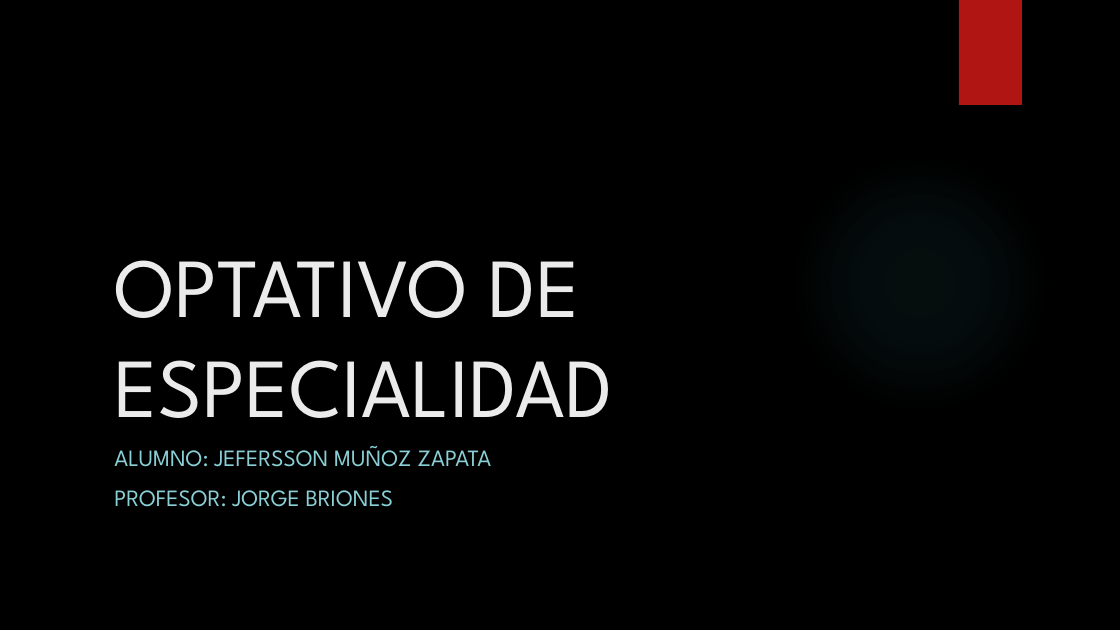
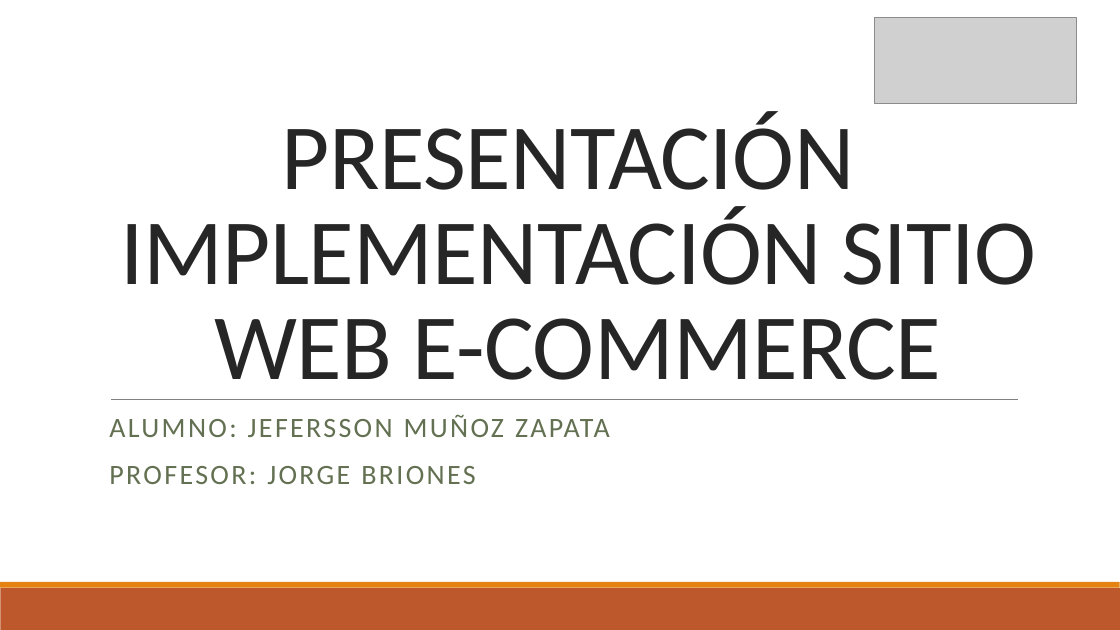
Before and after one commit to Jefer698/Solemne-3-Optativo, a slide deck: slide 1 of OPTATIVO DE ESPECIALIDAD presentacion s3.pptx. Drawn at 1120x630 pixels with LibreOffice and Linux fonts; fonts in the diff are those of the drawing; grey boxes stand for pictures; background and template pictures are left out. Boxes give left, top, right and bottom in pixels: in the first picture for what was removed or moved away, otherwise in the second. Text is boxed around its words. In the diff, an @@ line names an element or a change of style, - is before the commit and + after.

```diff
--- a/OPTATIVO DE ESPECIALIDAD presentacion s3.pptx
+++ b/OPTATIVO DE ESPECIALIDAD presentacion s3.pptx
@@ background picture (left out) to #FFFFFF @@
@@ picture added at (x1=875, y1=18, x2=1076, y2=103) @@
@@ rectangle removed at (x1=959, y1=0, x2=1022, y2=105) @@
@@ title at (x1=120, y1=111, x2=1037, y2=400): text changed; size 72 to 80 pt; font League Spartan to Calibri; text colour #EBEBEB to #262626 @@
-OPTATIVO DE ESPECIALIDAD
+PRESENTACIÓN IMPLEMENTACIÓN SITIO WEB E-COMMERCE
@@ ellipse removed at (x1=791, y1=154, x2=1049, y2=413) @@
@@ subtitle "ALUMNO: JEFERSSON MUÑOZ ZAPATA" moved from (x1=114, y1=446, x2=492, y2=507) to (x1=109, y1=414, x2=610, y2=484) @@
@@ subtitle "ALUMNO: JEFERSSON MUÑOZ ZAPATA" at (x1=109, y1=414, x2=610, y2=484): size 20 to 24 pt, font League Spartan to Calibri, text colour #8AD0D6 to #637052, letter spacing 0 to 2 pt; line spacing 1 to 0.9; more space between paragraphs @@
@@ line added from (111, 399) to (1018, 399), #808080 0.5 pt @@
@@ rectangle added at (x1=0, y1=588, x2=1120, y2=630), fill #BD582C @@
@@ rectangle added at (x1=0, y1=582, x2=1120, y2=588), fill #E48312 @@
```
Also in this commit, not shown: 9 other slides changed, 1 slide added, 1 slide removed, 2 other files.
